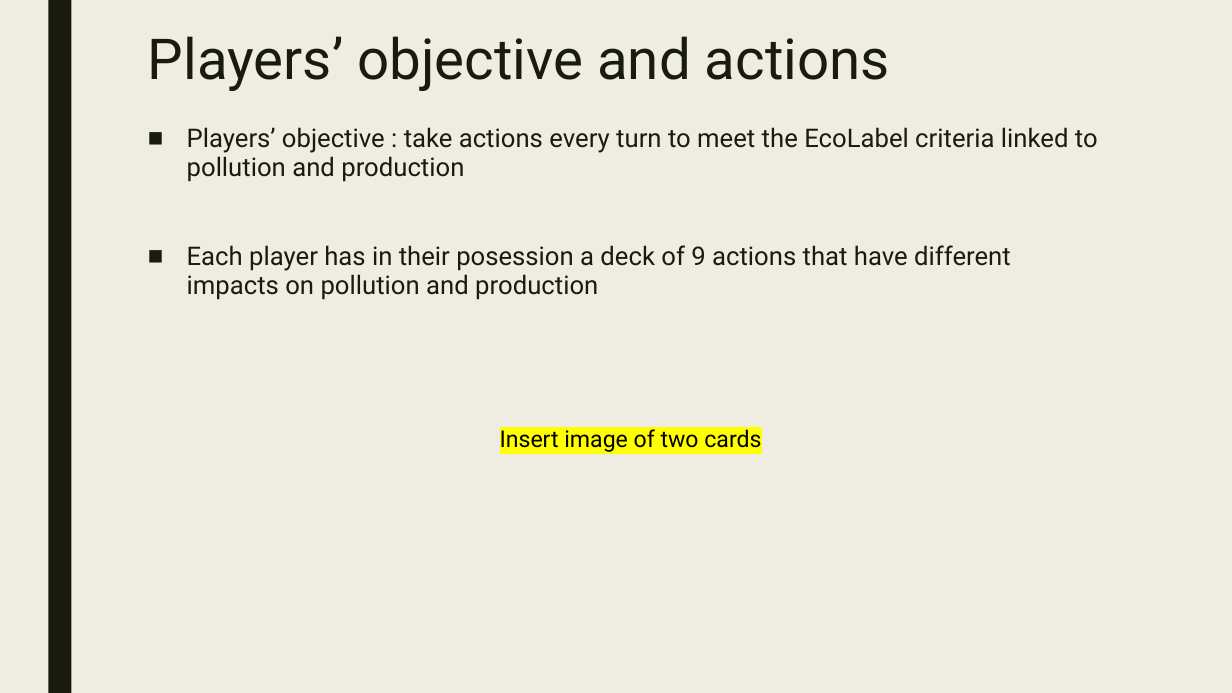
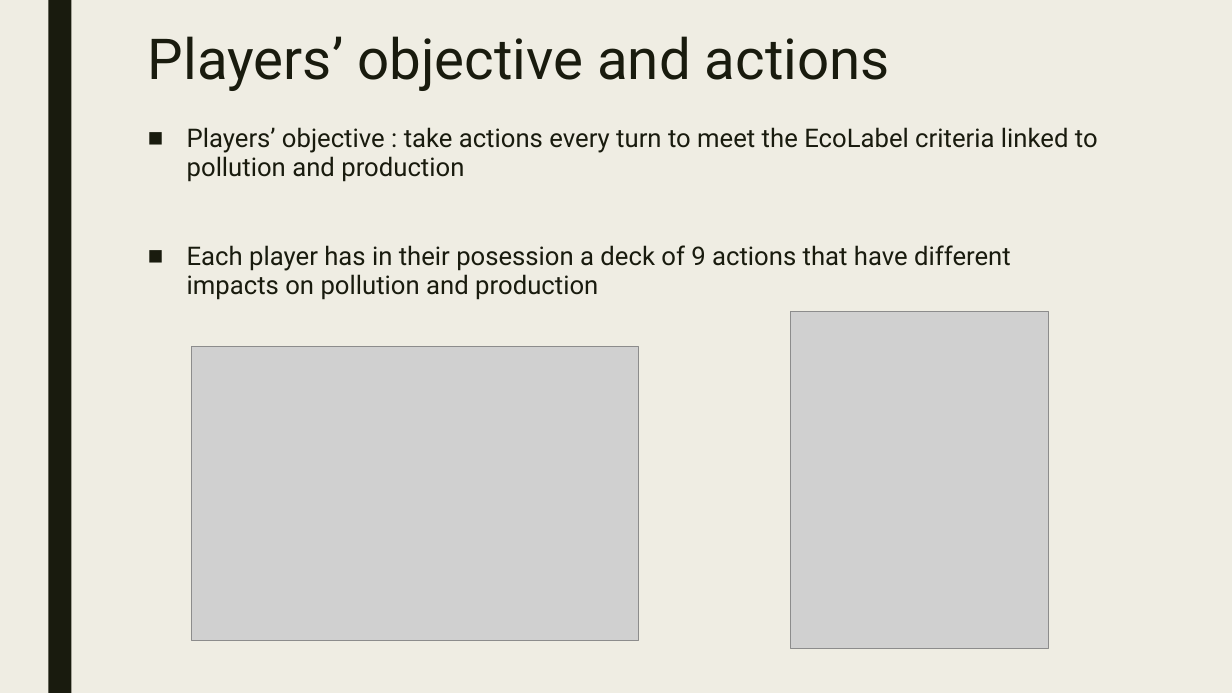
Before and after one commit to ACROSS-Lab/BacHungHai-Waste, a slide deck: slide 8 of Various materials/Ecogame.pptx (slide 7 before the commit). Drawn at 1232x693 pixels with LibreOffice and Linux fonts; fonts in the diff are those of the drawing; grey boxes stand for pictures. Boxes give left, top, right and bottom in pixels: in the first picture for what was removed or moved away, otherwise in the second. Text is boxed around its words. In the diff, an @@ line names an element or a change of style, - is before the commit and + after.

```diff
--- a/Various materials/Ecogame.pptx
+++ b/Various materials/Ecogame.pptx
@@ picture added at (791,312,1049,649) @@
@@ picture added at (191,347,639,640) @@
@@ text removed at (500,429,761,452) @@
-Insert image of two cards
```
Also in this commit, not shown: 4 other slides changed, 3 slides added, 2 slides removed, 1 other file.
